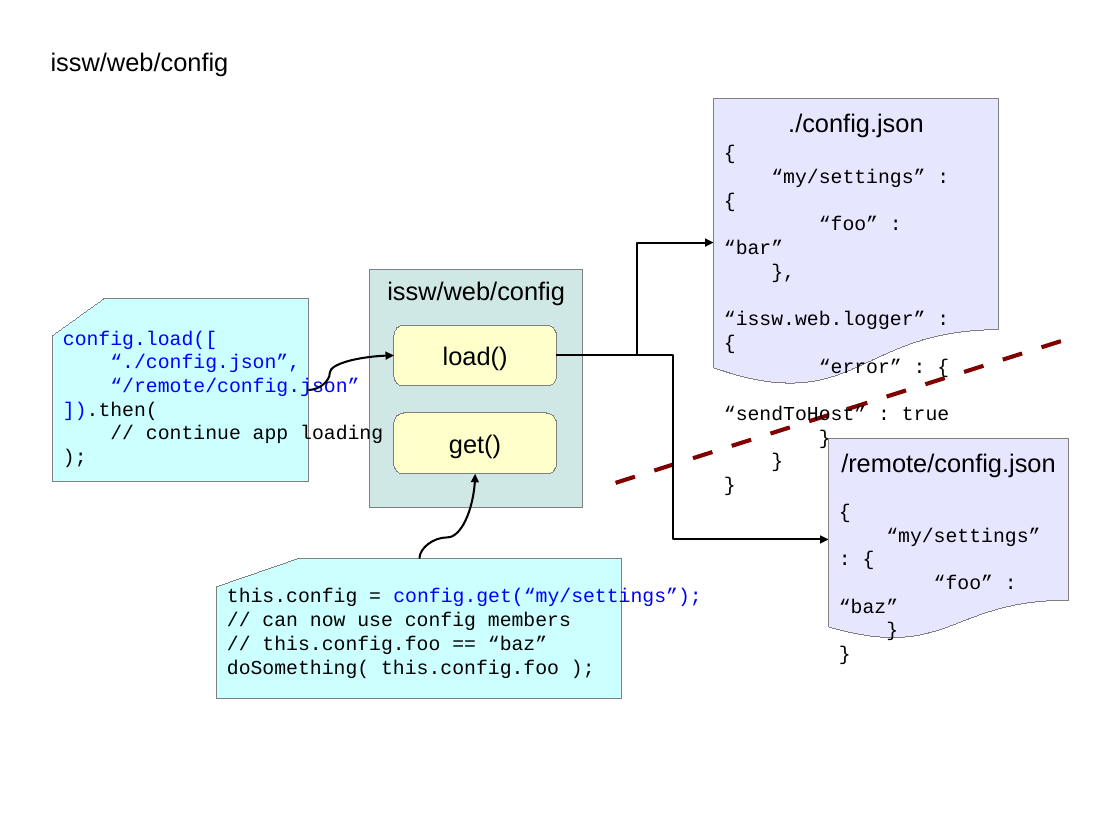
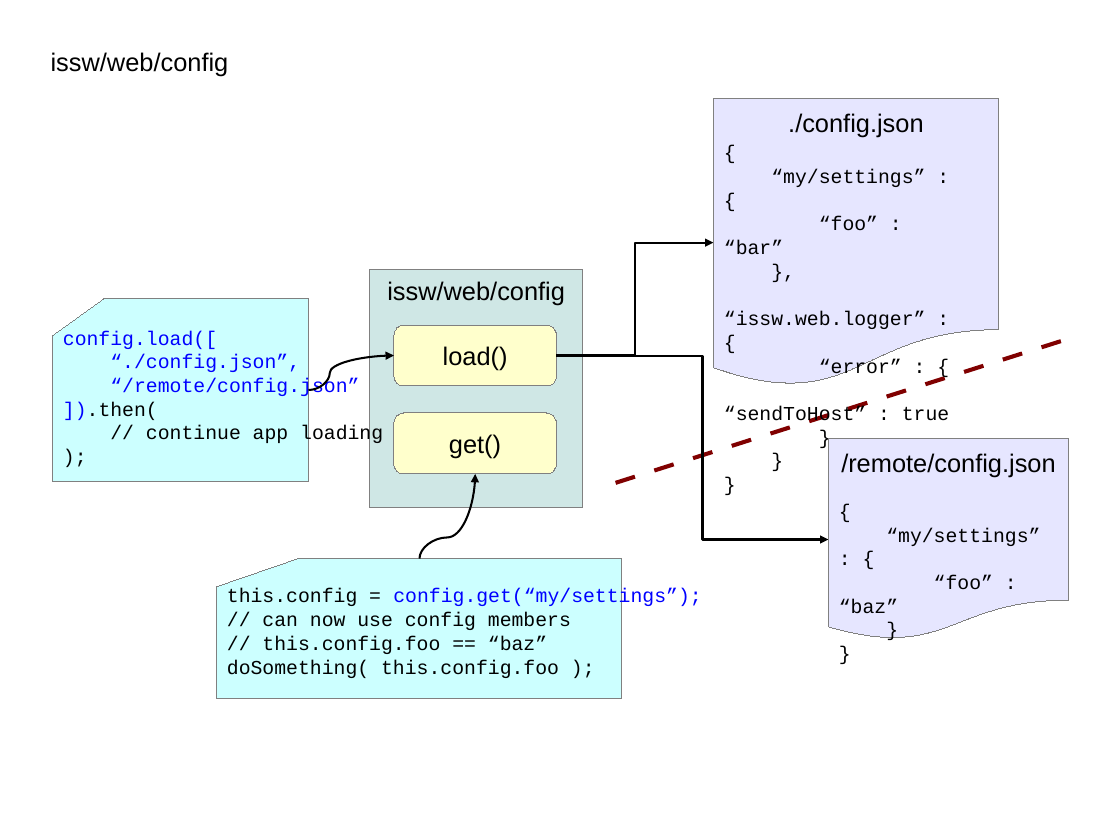
Before and after one commit to spa-js/spa-js.github.io, a slide deck: slide 10 of pages/app-arch/images/AppArch_Diagrams.odp. Drawn at 1120x840 pixels with LibreOffice and Linux fonts; fonts in the diff are those of the drawing. Boxes give left, top, right and bottom in pixels: in the first picture for what was removed or moved away, otherwise in the second. Text is boxed around its words. In the diff, an @@ line names an element or a change of style, - is before the commit and + after.

```diff
--- a/pages/app-arch/images/AppArch_Diagrams.odp
+++ b/pages/app-arch/images/AppArch_Diagrams.odp
@@ elbow arrow (557, 356) - (713, 243): route changed @@
@@ elbow arrow (557, 356) - (828, 540): route changed @@
```
Also in this commit, not shown: 5 other slides changed, 9 other files.
